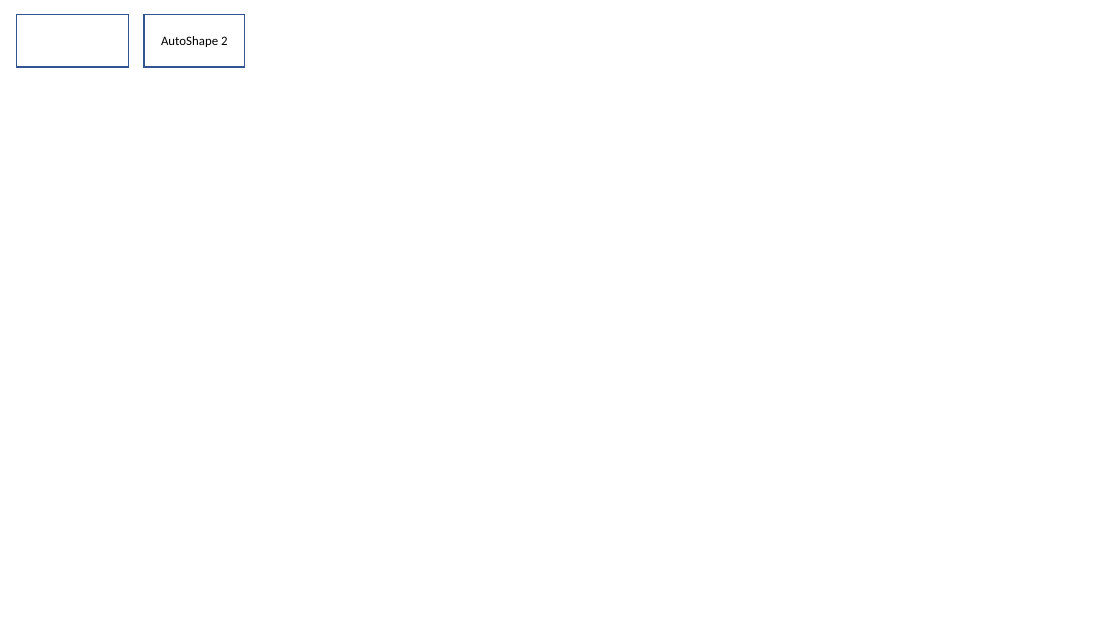
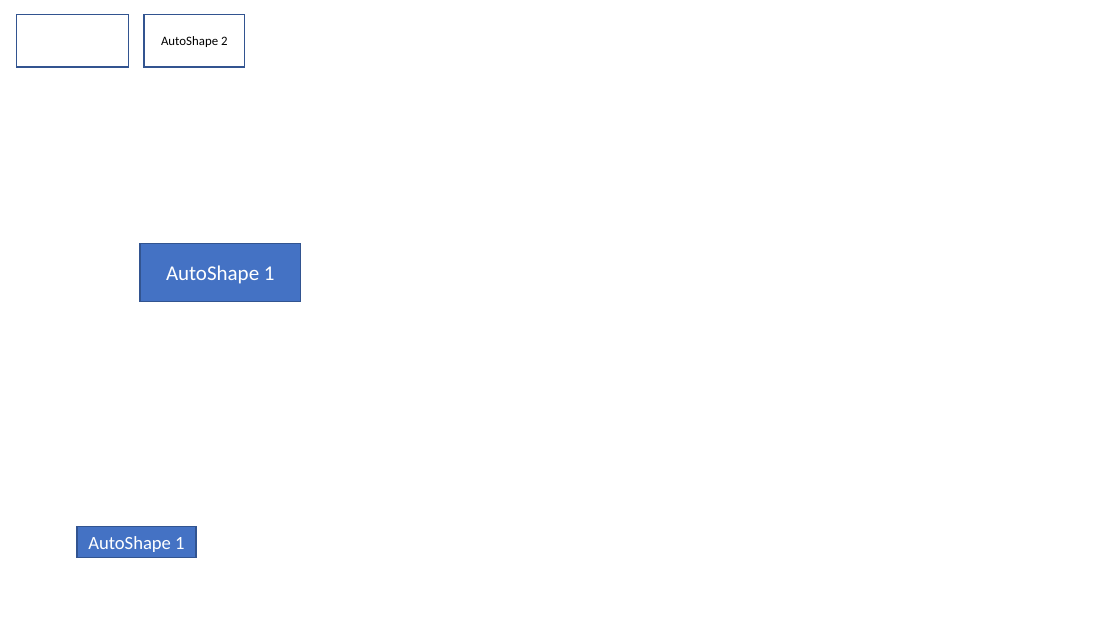
Before and after one commit to ShapeCrawler/ShapeCrawler, a slide deck: slide 1 of ShapeCrawler.Tests/Resource/autoshape/autoshape-case003.pptx. Drawn at 1120x630 pixels with LibreOffice and Linux fonts; fonts in the diff are those of the drawing. Boxes give left, top, right and bottom in pixels: in the first picture for what was removed or moved away, otherwise in the second. Text is boxed around its words. In the diff, an @@ line names an element or a change of style, - is before the commit and + after.

Commit message:
set picture fill for master shape

```diff
--- a/ShapeCrawler.Tests/Resource/autoshape/autoshape-case003.pptx
+++ b/ShapeCrawler.Tests/Resource/autoshape/autoshape-case003.pptx
@@ rectangle added at box(140, 244, 301, 302), fill #4472C4, outline #325491 1 pt, 18 pt, text #FFFFFF @@
+AutoShape 1
@@ rectangle added at box(77, 527, 197, 558), fill #4472C4, outline #325491 1 pt, 16 pt, text #FFFFFF @@
+AutoShape 1
```
Also in this commit, not shown: 3 other files.
